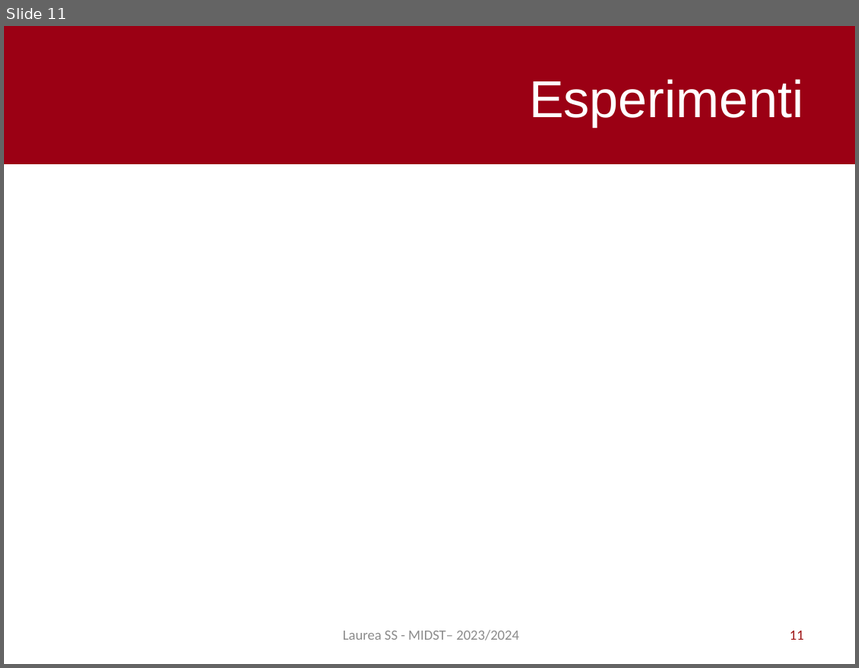
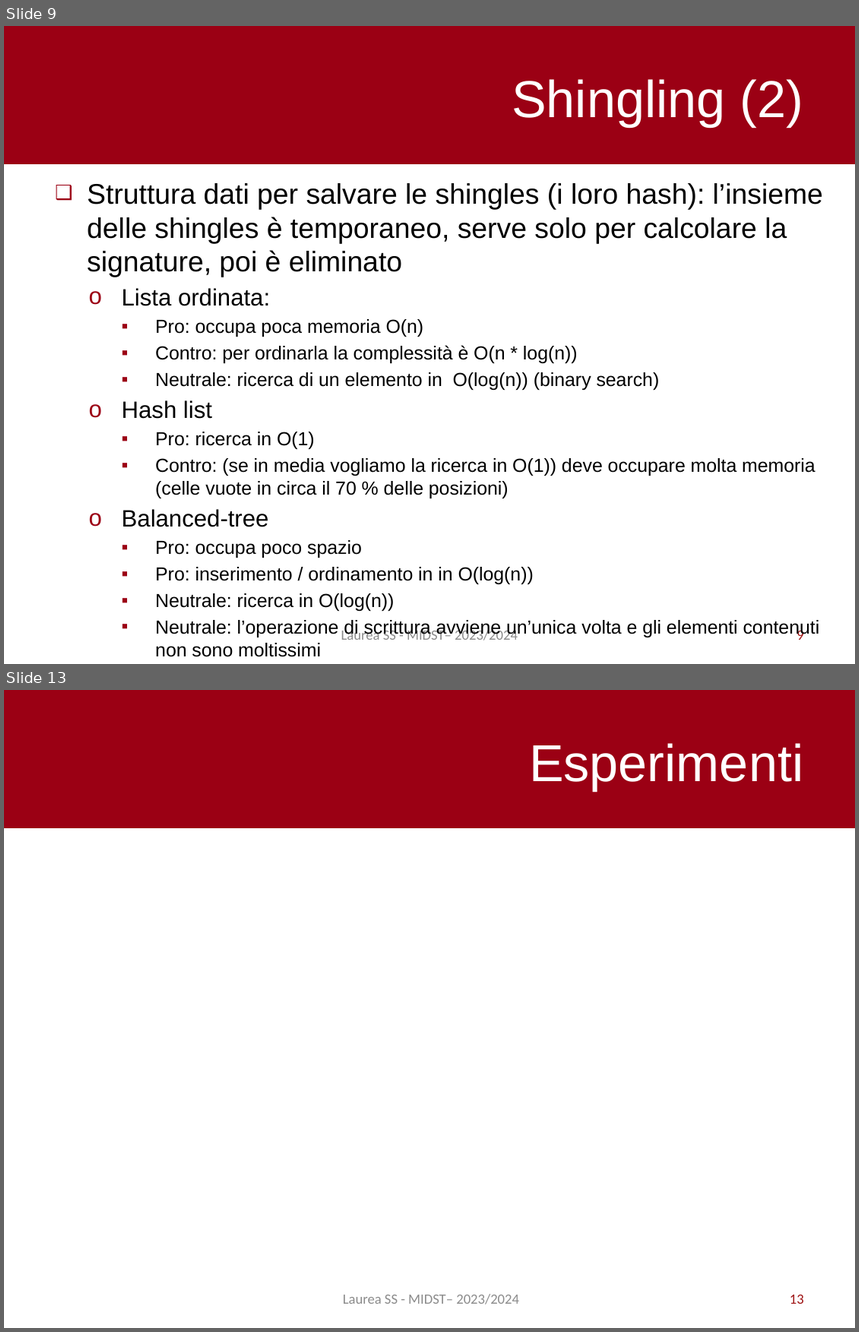
Before and after one commit to pietro-stangherlin/near_duplicate_doc_lsh, a slide deck: slides/ita/slides_ita.pptx. Shown one above the other, each under a label of ours: slide 11 before the commit, slides 9 and 13 after it; the slides between them are not shown. The pictures are 859x668 and 859x1332 pixels, drawn with LibreOffice and Linux fonts; fonts in the diff are those of the drawing. Boxes give left, top, right and bottom in pixels: in the first picture for what was removed or moved away, otherwise in the second. Text is boxed around its words. In the diff, an @@ line names an element or a change of style, - is before the commit and + after.

Commit message:
Added slides about Shingles,MinHash, LSH and added slide_ita.pdf

```diff
--- a/slides/ita/slides_ita.pptx
+++ b/slides/ita/slides_ita.pptx
@@ slide 9 added at <box>4,26,855,664</box>, background #FFFFFF; not listed: 1 template element that a slide beside it also shows @@
@@ title added at <box>512,79,804,126</box>, 44 pt, text #FFFFFF @@
+Shingling (2)
@@ text added at <box>87,183,823,658</box>, 16 pt, text #000000 @@
+❑ Struttura dati per salvare le shingles (i loro hash): l’insieme delle shingles è temporaneo, serve solo per calcolare la signature, poi è eliminato
+  o Lista ordinata:
+    ▪ Pro: occupa poca memoria O(n)
+    ▪ Contro: per ordinarla la complessità è O(n * log(n))
+    ▪ Neutrale: ricerca di un elemento in O(log(n)) (binary search)
+  o Hash list
+    ▪ Pro: ricerca in O(1)
+    ▪ Contro: (se in media vogliamo la ricerca in O(1)) deve occupare molta memoria (celle vuote in circa il 70 % delle posizioni)
+  o Balanced-tree
+    ▪ Pro: occupa poco spazio
+    ▪ Pro: inserimento / ordinamento in in O(log(n))
+    ▪ Neutrale: ricerca in O(log(n))
+    ▪ Neutrale: l’operazione di scrittura avviene un’unica volta e gli elementi contenuti non sono moltissimi
@@ text added at <box>341,629,518,641</box>, 12 pt, text #8C8C8C @@
+Laurea SS - MIDST– 2023/2024
@@ page number added at <box>797,629,804,640</box>, 12 pt, text #9E1213 @@
+9
@@ what was slide 11 is now slide 13 @@
@@ page number at <box>790,1295,804,1304</box>: text changed @@
-11
+13
```
Also in this commit, not shown: 4 slides changed, 1 other slide added.
